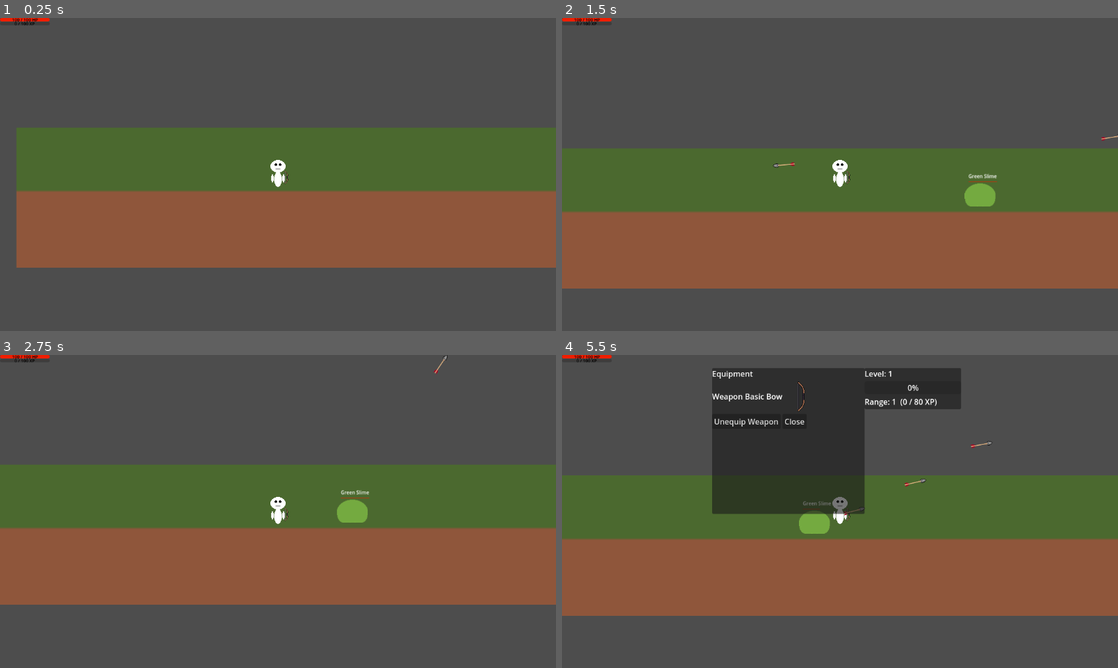
Above: before the commit, frames 1-4 (two rows, left to right).
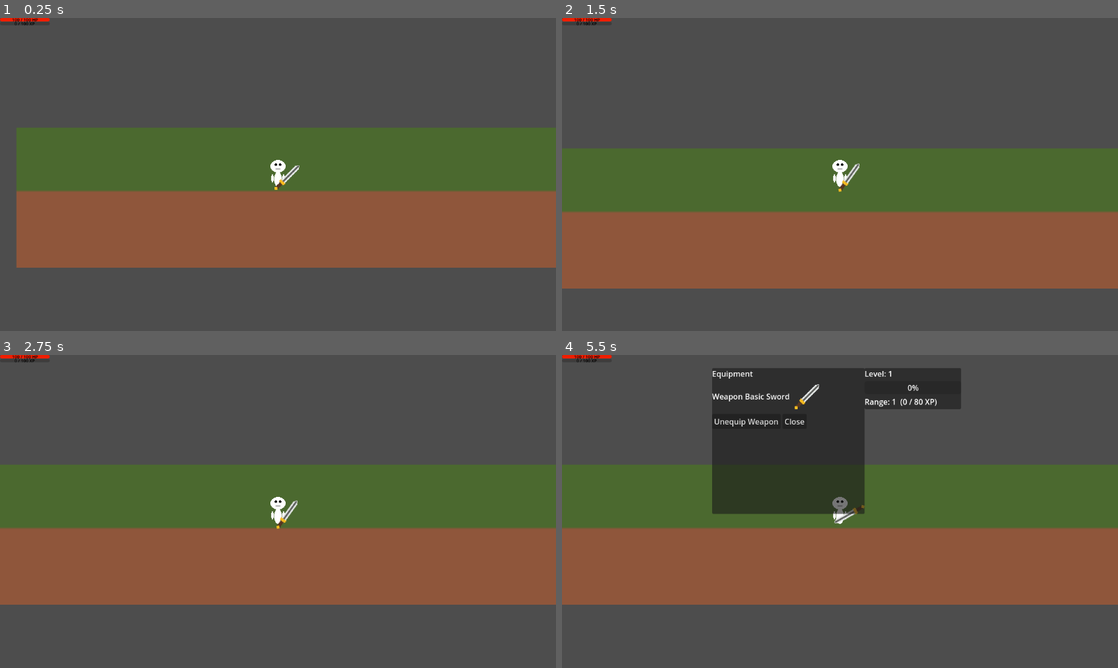
Above: after the commit, the same moments.

Repository: IcyOtter/Survivor-Wave-Like
Game: Godot game, scene res://scenes/world.tscn
Two runs of this game, one before a commit and one after it. Both use one fixed random seed, a clock stepped at 60 frames per second and the inputs below.
Inputs (mouse positions are in pixels of both pictures, inside the frame that each line leads up to):
- Up to frame 1 (0.25 s): no input
- Up to frame 2 (1.5 s): tap Enter at 0.5 s; move the mouse to (962, 158) at 0.52 s; hold D (move_right) from 0.53 s (still down); click (962, 158) at 0.6 s; tap Space (jump) at 0.77 s; move the mouse to (728, 190) at 1.27 s; click (728, 190) at 1.35 s
- Up to frame 3 (2.75 s): tap Space (jump) at 1.52 s; move the mouse to (333, 442) at 2.02 s; release D (move_right) at 2.03 s; hold A (move_left) from 2.03 s (still down); tap E (interact) at 2.1 s; click (333, 442) at 2.3 s
- Up to frame 4 (5.5 s): move the mouse to (812, 574) at 2.77 s; release A (move_left) at 2.78 s; hold D (move_right) 2.78-4.28 s; tap S (toggle_autofire) at 2.85 s; tap Space (jump) at 3.02, 3.77, 4.52 s; click (812, 574) at 3.05 s; move the mouse to (1006, 558) at 3.52 s; tap C (toggle_equipment) at 3.6 s; click (1006, 558) at 3.8 s; move the mouse to (673, 464) at 4.27 s; hold A (move_left) 4.28-5.03 s; click (673, 464) at 4.35 s; move the mouse to (867, 511) at 5.02 s; hold D (move_right) from 5.03 s (still down); click (867, 511) at 5.1 s

The runs differ from the first frame. In frame 1, less than 0.1% of the frame differs, in the area x 49-54%, y 47-55%; in frame 2, 0.6%; in frame 3, 0.5%; in frame 4, 10%, in the area x 0-100%, y 8-84%.

Commit message:
- Added melee (NEEDS WORK)

Diff:
--- /dev/null
+++ b/MeleeWeapon.gd
@@ -0,0 +1,86 @@
+extends BaseWeapon
+class_name MeleeWeapon
+
+@export var hitbox_path: NodePath = ^"Hitbox"
+
+# How long the hitbox is active for a swing (seconds)
+@export var swing_active_time: float = 0.12
+
+# Optional: small delay before hitbox turns on (for animation timing)
+@export var windup_time: float = 0.02
+
+# Optional knockback applied to enemies that support it
+@export var knockback_strength: float = 0.0
+
+var _hitbox: Area2D
+var _already_hit: Dictionary = {}  # InstanceID -> true
+var _swinging: bool = false
+
+func _ready() -> void:
+	super._ready()
+
+	_hitbox = get_node_or_null(hitbox_path) as Area2D
+	if _hitbox == null:
+		push_warning("%s: Hitbox not found at %s" % [name, hitbox_path])
+		return
+
+	# Start disabled; we only enable during a swing
+	_hitbox.monitoring = false
+	_hitbox.monitorable = true
+
+	if not _hitbox.body_entered.is_connected(_on_hitbox_body_entered):
+		_hitbox.body_entered.connect(_on_hitbox_body_entered)
+
+func _do_fire() -> void:
+	if _hitbox == null:
+		return
+	if _swinging:
+		return
+
+	_swinging = true
+	_already_hit.clear()
+
+	# Aim the weapon/hitbox toward mouse (optional but recommended)
+	_face_mouse()
+
+	# Windup (optional)
+	if windup_time > 0.0:
+		await get_tree().create_timer(windup_time).timeout
+
+	# Enable hitbox briefly
+	_hitbox.set_deferred("monitoring", true)
+
+	await get_tree().create_timer(swing_active_time).timeout
+
+	_hitbox.set_deferred("monitoring", false)
+	_swinging = false
+
+func _face_mouse() -> void:
+	# Rotate weapon to face mouse (works well if weapon socket follows player)
+	var dir: Vector2 = (get_global_mouse_position() - global_position)
+	if dir.length() < 0.001:
+		return
+	rotation = dir.angle()
+
+	# If you don't want rotation, comment rotation line above and instead flip sprite
+	# e.g., $Sprite2D.flip_v or flip_h depending on your art.
+
+func _on_hitbox_body_entered(body: Node) -> void:
+	if body == null or not is_instance_valid(body):
+		return
+
+	# Prevent multi-hits in the same swing
+	var id := body.get_instance_id()
+	if _already_hit.has(id):
+		return
+	_already_hit[id] = true
+
+	# Apply damage (damage is defined by the weapon via item_def/base_damage)
+	if body.has_method("take_damage"):
+		body.call("take_damage", base_damage)
+
+	# Optional knockback if enemy supports velocity
+	if knockback_strength > 0.0 and body is CharacterBody2D:
+		var cb := body as CharacterBody2D
+		var away := (cb.global_position - global_position).normalized()
+		cb.velocity.x += away.x * knockback_strength
--- a/items/weapons/BasicBow/BasicBow.tres
+++ b/items/weapons/BasicBow/BasicBow.tres
@@ -1,6 +1,6 @@
 [gd_resource type="Resource" script_class="ItemDefinition" load_steps=5 format=3 uid="uid://bbyoc5thmj6ny"]
 
-[ext_resource type="Texture2D" uid="uid://cdyiu066hlucs" path="res://assets/weapons/basic bow/basicbow.png" id="1_myamn"]
+[ext_resource type="Texture2D" uid="uid://cdyiu066hlucs" path="res://items/weapons/BasicBow/basicbow.png" id="1_myamn"]
 [ext_resource type="PackedScene" uid="uid://d1asvcs5n4um5" path="res://items/weapons/BasicBow/BasicArrow.tscn" id="2_7bjpb"]
 [ext_resource type="Script" uid="uid://bdfvny2l3xmqp" path="res://scripts/ItemDefinition.gd" id="3_ydag1"]
 [ext_resource type="PackedScene" uid="uid://dorne3gevs8gq" path="res://items/weapons/BasicBow/BasicBow.tscn" id="4_g82io"]
--- a/items/weapons/BasicBow/BasicBow.tscn
+++ b/items/weapons/BasicBow/BasicBow.tscn
@@ -1,7 +1,7 @@
 [gd_scene load_steps=3 format=3 uid="uid://dorne3gevs8gq"]
 
 [ext_resource type="Script" uid="uid://b1ehrbjb8pbdf" path="res://scripts/ProjectileWeapon.gd" id="1_41dtp"]
-[ext_resource type="Texture2D" uid="uid://cdyiu066hlucs" path="res://assets/weapons/basic bow/basicbow.png" id="1_vt0lb"]
+[ext_resource type="Texture2D" uid="uid://cdyiu066hlucs" path="res://items/weapons/BasicBow/basicbow.png" id="1_vt0lb"]
 
 [node name="BasicBow" type="Node2D"]
 script = ExtResource("1_41dtp")
--- /dev/null
+++ b/items/weapons/BasicSword/BasicSword.tres
@@ -0,0 +1,16 @@
+[gd_resource type="Resource" script_class="ItemDefinition" load_steps=4 format=3 uid="uid://dcwnuv7u8pus6"]
+
+[ext_resource type="Script" uid="uid://bdfvny2l3xmqp" path="res://scripts/ItemDefinition.gd" id="1_gnj0h"]
+[ext_resource type="Texture2D" uid="uid://l7tcdphcohuc" path="res://items/weapons/BasicSword/basicsword.png" id="1_su4qv"]
+[ext_resource type="PackedScene" uid="uid://dyo8ovx6outfo" path="res://items/weapons/BasicSword/BasicSword.tscn" id="3_16fjf"]
+
+[resource]
+script = ExtResource("1_gnj0h")
+id = "Basic_Sword"
+display_name = "Basic Sword"
+icon = ExtResource("1_su4qv")
+weapon_scene = ExtResource("3_16fjf")
+fire_rate = 0.5
+base_damage = 1
+projectile_rotate_to_direction = false
+metadata/_custom_type_script = "uid://bdfvny2l3xmqp"
--- /dev/null
+++ b/items/weapons/BasicSword/BasicSword.tscn
@@ -0,0 +1,21 @@
+[gd_scene load_steps=4 format=3 uid="uid://dyo8ovx6outfo"]
+
+[ext_resource type="Texture2D" uid="uid://l7tcdphcohuc" path="res://items/weapons/BasicSword/basicsword.png" id="1_bek6g"]
+[ext_resource type="Script" uid="uid://drcwj2pjcdw3c" path="res://MeleeWeapon.gd" id="1_egt5u"]
+
+[sub_resource type="CapsuleShape2D" id="CapsuleShape2D_egt5u"]
+height = 62.0
+
+[node name="BasicSword" type="Node2D"]
+script = ExtResource("1_egt5u")
+
+[node name="Sprite2D" type="Sprite2D" parent="."]
+texture = ExtResource("1_bek6g")
+
+[node name="Hitbox" type="Area2D" parent="."]
+position = Vector2(16, 0)
+collision_layer = 0
+collision_mask = 8
+
+[node name="CollisionShape2D" type="CollisionShape2D" parent="Hitbox"]
+shape = SubResource("CapsuleShape2D_egt5u")
--- a/scenes/player.tscn
+++ b/scenes/player.tscn
@@ -4,7 +4,7 @@
 [ext_resource type="Script" uid="uid://bricsnrakdnth" path="res://scripts/WeaponManager.gd" id="2_dqkch"]
 [ext_resource type="Texture2D" uid="uid://d18a35ch3wai7" path="res://assets/player/pixelplayer.png" id="2_g2els"]
 [ext_resource type="Script" uid="uid://bdfvny2l3xmqp" path="res://scripts/ItemDefinition.gd" id="4_qlg0r"]
-[ext_resource type="Resource" uid="uid://bbyoc5thmj6ny" path="res://items/weapons/BasicBow/BasicBow.tres" id="5_tuyoq"]
+[ext_resource type="Resource" uid="uid://dcwnuv7u8pus6" path="res://items/weapons/BasicSword/BasicSword.tres" id="6_fjrip"]
 [ext_resource type="PackedScene" uid="uid://4ewapt1weyo" path="res://scenes/ItemPickup.tscn" id="6_tuyoq"]
 
 [sub_resource type="RectangleShape2D" id="RectangleShape2D_tuyoq"]
@@ -32,7 +32,7 @@
 
 [node name="WeaponManager" type="Node2D" parent="."]
 script = ExtResource("2_dqkch")
-starting_items = Array[ExtResource("4_qlg0r")]([ExtResource("5_tuyoq")])
+starting_items = Array[ExtResource("4_qlg0r")]([ExtResource("6_fjrip")])
 item_pickup_scene = ExtResource("6_tuyoq")
 
 [node name="WeaponSocket" type="Node2D" parent="."]
--- a/scenes/world.tscn
+++ b/scenes/world.tscn
@@ -260,6 +260,7 @@
 script = ExtResource("3_4wyf3")
 enemy_scenes = Array[PackedScene]([ExtResource("2_4wyf3")])
 spawn_interval = 5.0
+spawn_enabled = false
 
 [node name="SpawnPoints" type="Node2D" parent="EnemySpawner"]
 position = Vector2(-1, 42)
Not shown, added: MeleeWeapon.gd.uid
Renamed: assets/weapons/basic bow/basicbow.png -> items/weapons/BasicBow/basicbow.png
Not shown, added: items/weapons/BasicBow/basicbow.png.import
Binary file added: items/weapons/BasicSword/basicsword.png
Not shown, changed: items/weapons/BasicSword/basicsword.png.import
